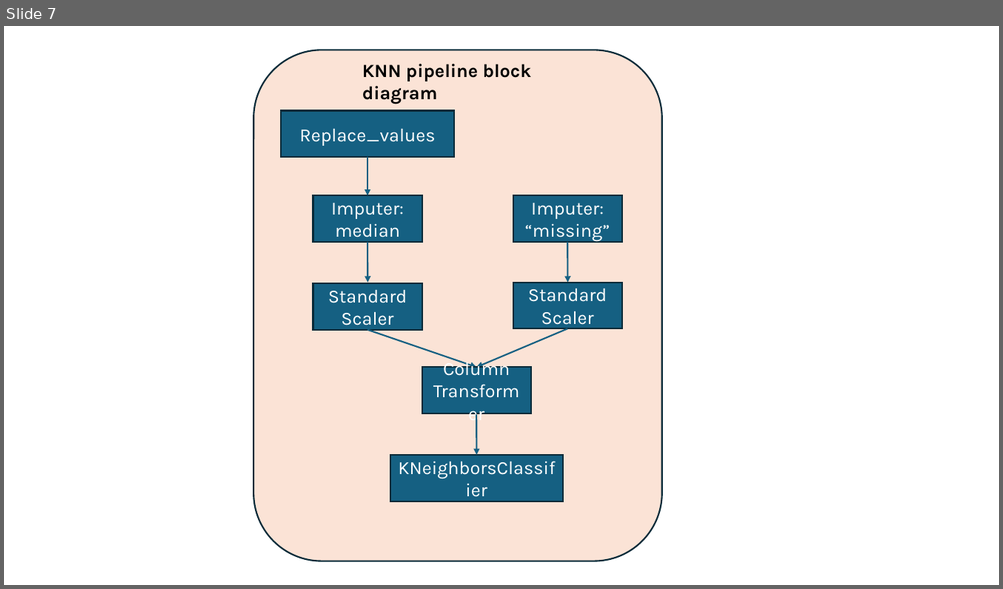
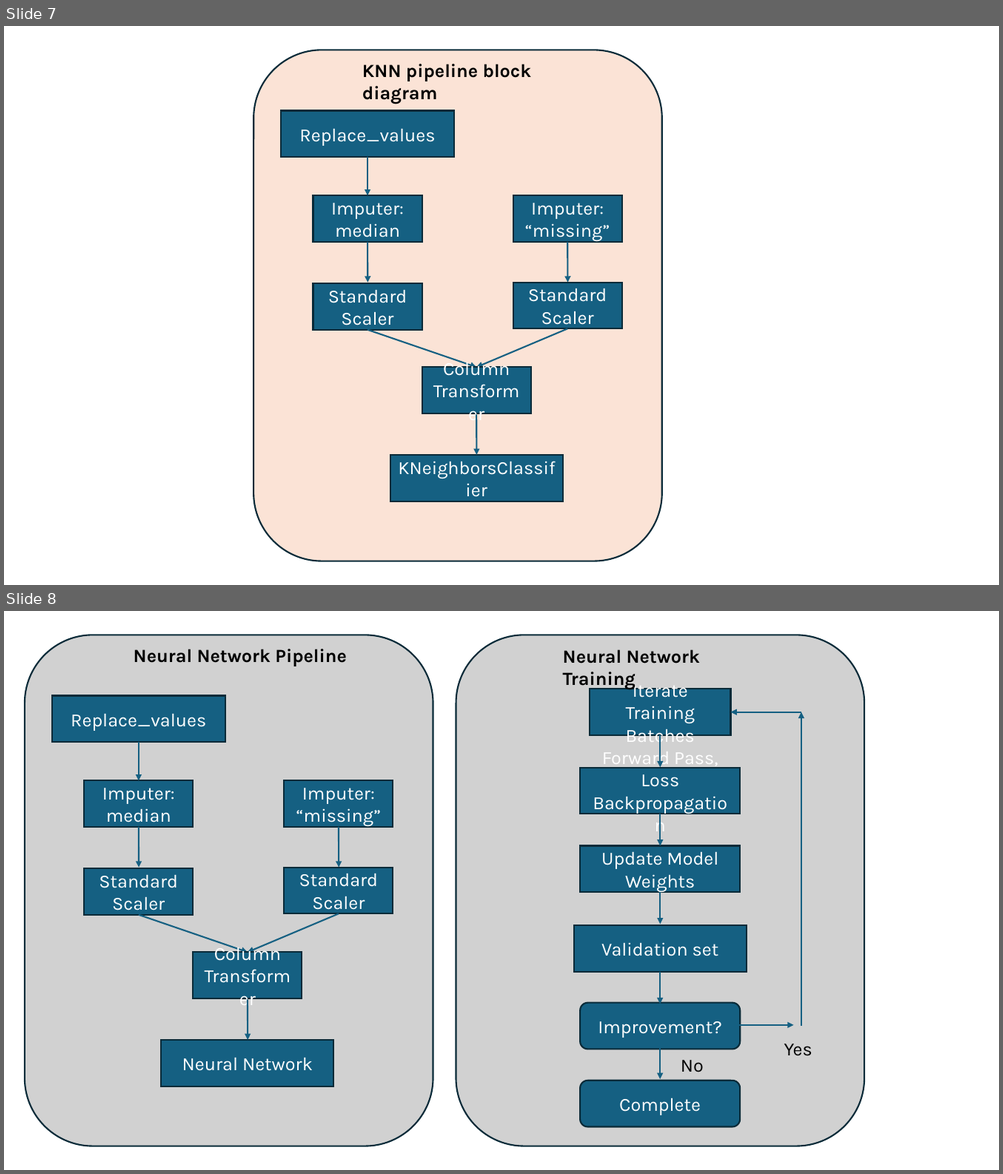
Before and after one commit to pmiller50/IU_AML_SP24_Group9, a slide deck: Block Charts.pptx. Shown one above the other, each under a label of ours: slide 7 before the commit, slides 7 and 8 after it. The pictures are 1003x589 and 1003x1174 pixels, drawn with LibreOffice and Linux fonts; fonts in the diff are those of the drawing. Boxes give left, top, right and bottom in pixels: in the first picture for what was removed or moved away, otherwise in the second. Text is boxed around its words. In the diff, an @@ line names an element or a change of style, - is before the commit and + after.

Commit message:
Notebook with abstract and Neural Network talky bits

```diff
--- a/Block Charts.pptx
+++ b/Block Charts.pptx
@@ slide 8 added at [4, 611, 999, 1170], background #FFFFFF @@
@@ rounded rectangle added at [25, 635, 433, 1147], fill #D1D1D1, outline #092A39 1.5 pt @@
@@ text added at [134, 649, 347, 667], 18 pt, text #000000, bold @@
+Neural Network Pipeline
@@ rounded rectangle added at [456, 635, 865, 1147], fill #D1D1D1, outline #092A39 1.5 pt @@
@@ text added at [563, 649, 700, 690], 18 pt, text #000000, bold @@
+Neural Network Training
@@ rectangle added at [52, 696, 225, 742], fill #156082, outline #092A39 1.5 pt, 18 pt, text #FFFFFF @@
+Replace_values
@@ rectangle added at [589, 689, 731, 735], fill #156082, outline #092A39 1.5 pt, 18 pt, text #FFFFFF @@
+Iterate Training Batches
@@ arrow added from (801, 712) to (731, 712), #156082 1.5 pt @@
@@ arrow added from (801, 1027) to (801, 712), #156082 1.5 pt @@
@@ arrow added from (138, 742) to (138, 781), #156082 1.5 pt @@
@@ arrow added from (660, 735) to (660, 768), #156082 1.5 pt @@
@@ rectangle added at [84, 781, 193, 827], fill #156082, outline #092A39 1.5 pt, 18 pt, text #FFFFFF @@
+Imputer: median
@@ rectangle added at [284, 781, 392, 827], fill #156082, outline #092A39 1.5 pt, 18 pt, text #FFFFFF @@
+Imputer: “missing”
@@ rectangle added at [580, 768, 740, 814], fill #156082, outline #092A39 1.5 pt, 18 pt, text #FFFFFF @@
+Forward Pass, Loss Backpropagation
@@ arrow added from (138, 827) to (139, 868), #156082 1.5 pt @@
@@ arrow added from (338, 827) to (339, 868), #156082 1.5 pt @@
@@ arrow added from (660, 814) to (660, 846), #156082 1.5 pt @@
@@ rectangle added at [580, 846, 740, 892], fill #156082, outline #092A39 1.5 pt, 18 pt, text #FFFFFF @@
+Update Model Weights
@@ rectangle added at [84, 869, 193, 914], fill #156082, outline #092A39 1.5 pt, 18 pt, text #FFFFFF @@
+Standard Scaler
@@ rectangle added at [284, 868, 392, 914], fill #156082, outline #092A39 1.5 pt, 18 pt, text #FFFFFF @@
+Standard Scaler
@@ arrow added from (660, 892) to (660, 924), #156082 1.5 pt @@
@@ arrow added from (138, 914) to (247, 953), #156082 1.5 pt @@
@@ arrow added from (338, 914) to (247, 953), #156082 1.5 pt @@
@@ rectangle added at [574, 925, 746, 972], fill #156082, outline #092A39 1.5 pt, 18 pt, text #FFFFFF @@
+Validation set
@@ rectangle added at [193, 953, 301, 999], fill #156082, outline #092A39 1.5 pt, 18 pt, text #FFFFFF @@
+Column Transformer
@@ arrow added from (660, 972) to (660, 1004), #156082 1.5 pt @@
@@ arrow added from (247, 999) to (248, 1040), #156082 1.5 pt @@
@@ rounded rectangle added at [580, 1002, 740, 1049], fill #156082, outline #092A39 1.5 pt, 18 pt, text #FFFFFF @@
+Improvement?
@@ arrow added from (732, 1025) to (794, 1025), #156082 1.5 pt @@
@@ rectangle added at [162, 1040, 334, 1086], fill #156082, outline #092A39 1.5 pt, 18 pt, text #FFFFFF @@
+Neural Network
@@ arrow added from (660, 1048) to (660, 1079), #156082 1.5 pt @@
@@ text added at [784, 1044, 812, 1056], 18 pt, text #000000 @@
+Yes
@@ text added at [680, 1060, 703, 1073], 18 pt, text #000000 @@
+No
@@ rounded rectangle added at [580, 1081, 740, 1128], fill #156082, outline #092A39 1.5 pt, 18 pt, text #FFFFFF @@
+Complete
```
Also in this commit, not shown: 3 other files.
